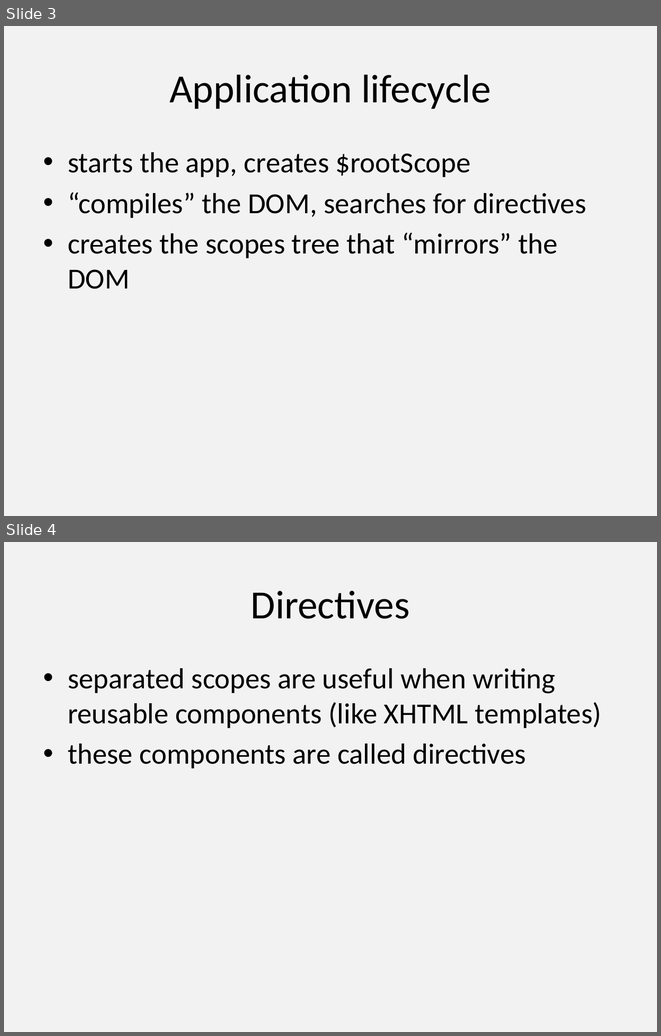
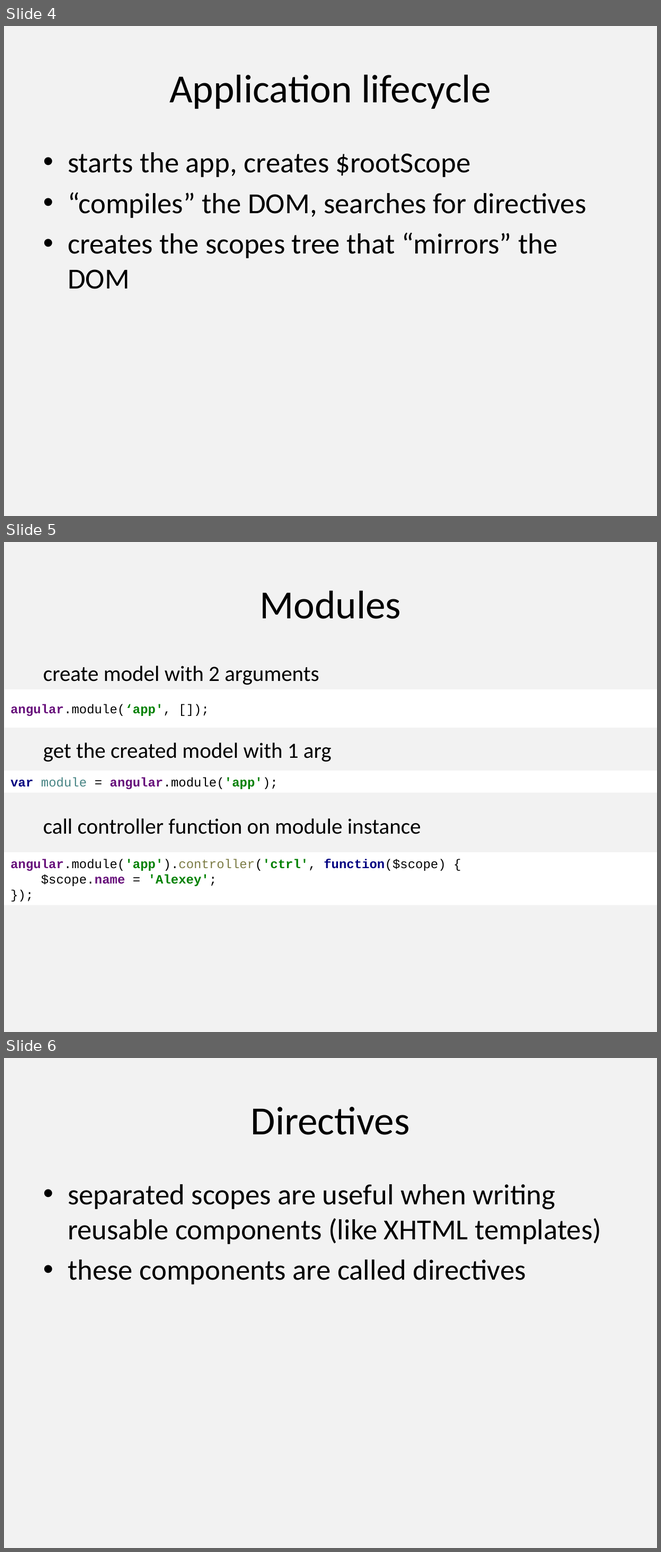
Before and after one commit to alexeymatveevp/angularjs-course, a slide deck: docs/01.pptx. Shown one above the other, each under a label of ours: slides 3 and 4 before the commit, slides 4, 5 and 6 after it. The pictures are 661x1036 and 661x1552 pixels, drawn with LibreOffice and Linux fonts; fonts in the diff are those of the drawing. Boxes give left, top, right and bottom in pixels: in the first picture for what was removed or moved away, otherwise in the second. Text is boxed around its words. In the diff, an @@ line names an element or a change of style, - is before the commit and + after.

```diff
--- a/docs/01.pptx
+++ b/docs/01.pptx
@@ slide 5 added at box(4, 542, 657, 1032), background #F2F2F2 @@
@@ title added at box(259, 590, 401, 619), 44 pt, text #000000 @@
+Modules
@@ text added at box(43, 665, 319, 685), 24 pt, text #000000 @@
+create model with 2 arguments
@@ rectangle added at box(4, 689, 657, 728), fill #FFFFFF, outline #F2F2F2 0.25 pt, 14 pt, text #000000 @@
+angular.module(‘app', []);
@@ text added at box(43, 742, 332, 761), 24 pt, text #000000 @@
+get the created model with 1 arg
@@ rectangle added at box(4, 770, 657, 793), fill #FFFFFF, 14 pt, text #000000 @@
+var module = angular.module('app');
@@ text added at box(43, 818, 421, 834), 24 pt, text #000000 @@
+call controller function on module instance
@@ rectangle added at box(4, 852, 657, 905), fill #FFFFFF, 14 pt, text #000000 @@
+angular.module('app').controller('ctrl', function($scope) {
+$scope.name = 'Alexey';
+});
@@ what was slide 3 is now slide 4 @@
@@ what was slide 4 is now slide 6 @@
```
Also in this commit, not shown: 1 other slide added.
